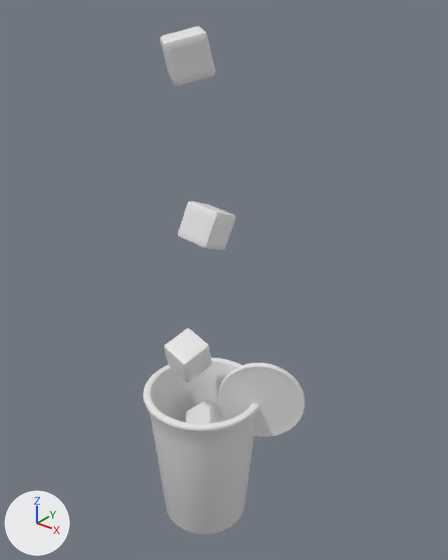
One commit to the OBJ model public/assets/drink-baked/blog0018.obj: the scene before it, then after it.
The view is the same before and after, from a 50 mm camera at (8.06, -9.29, 12.56) aimed at (0.34, 0.36, 6.58). Every picture has the same lights, and +X, +Y and +Z are marked at lower left. The first picture is the older version. Where no turn or scale is listed for an object, it has been applied to the vertices.
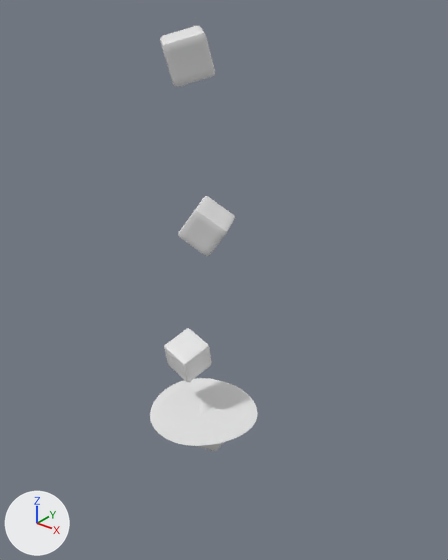
What the commit changed:
me_cube is used by ob_cube; location (0.0, 0.0, 0.0).
me_cube had 386 vertices, 384 faces and spanned x -0.609..0.64, y -0.526..0.717, z 1.998..3.173.
me_cube now has 386 vertices, 384 faces and spans x -0.544..0.735, y -0.474..0.626, z 1.982..3.156.
me_cube part 1: the whole mesh is multiplied about its middle by the matrix ((-0.952, -0.164, 0.259), (0.259, 0.022, 0.966), (-0.164, 0.986, 0.022)), then moved by (0.08, -0.019, -0.017).
me_cube_002 is used by ob_cube_002; location (0.0, 0.0, 0.0).
me_cube_002 had 386 vertices, 384 faces and spanned x -0.324..0.586, y -0.46..0.554, z 7.36..8.428.
me_cube_002 now has 386 vertices, 384 faces and spans x -0.493..0.755, y -0.498..0.592, z 7.338..8.449.
me_cube_002 part 2: the whole mesh is multiplied about its middle by the matrix ((0.405, 0.898, 0.17), (-0.914, 0.389, 0.118), (0.04, -0.203, 0.978)).
me_plane is used by ob_plane; location (0.0, 0.0, 0.0).
me_plane had 250 vertices, 72 faces and spanned x -1.31..1.31, y -1.3..1.3, z 3.02..3.13.
me_plane now has 216 vertices, 159 faces and spans x -1.31..1.31, y -1.31..1.31, z 3.02..3.13.
me_plane part 3: 13 vertices moved from x -1.28..1.25, y -1.3..1.3, z 3.04..3.12 to x -1.29..1.25, y -1.31..1.31, z 3.04..3.12; 177 vertices removed from x -1.3..1.3, y -1.3..1.3, z 3.02..3.13; 143 vertices added at x -1.21..1.29, y -1.29..1.29, z 3.02..3.12.
Object 'Circle.001' (ob_circle_001) is deleted.
Object 'Cylinder' (ob_cylinder) is deleted.

What differs and where, as boxes (x1, y1, x2, y2) in the pictures (448 x 560 px; the box of a moved part takes in the faces that stretch with it):
'Cylinder', deleted
    before: (143, 357, 259, 534)
'Circle.001', deleted
    before: (218, 363, 305, 437)
'Cube.002', reshaped (22% taller)
    before: (178, 201, 236, 250)
    after: (178, 196, 235, 256)
'Cube', reshaped (mostly hidden afterwards)
    before: (186, 399, 226, 424)
    after: (198, 402, 224, 451)
part 3 of me_plane, moved or reshaped (not visible before)
    after: (150, 378, 258, 446)
